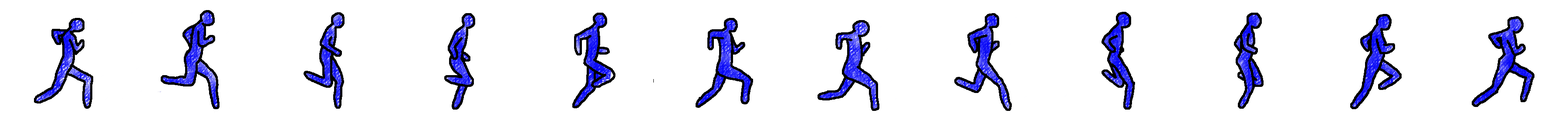
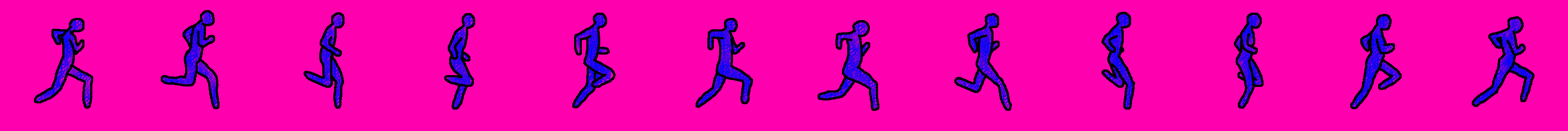
Layers edited between the first and the second 1568px x 131px image:
painted on "Walk.png" over 156, 78, 654, 92
added layer "Laag" over 0, 0, 1568, 131
